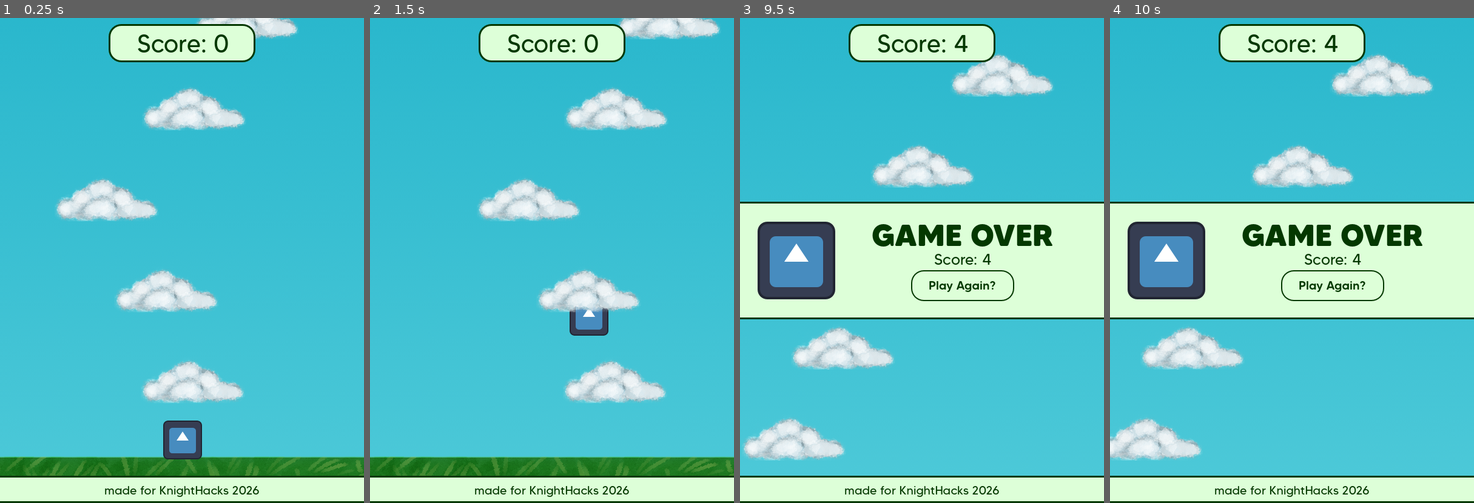
Above: before the commit, frames 1-4 (left to right).
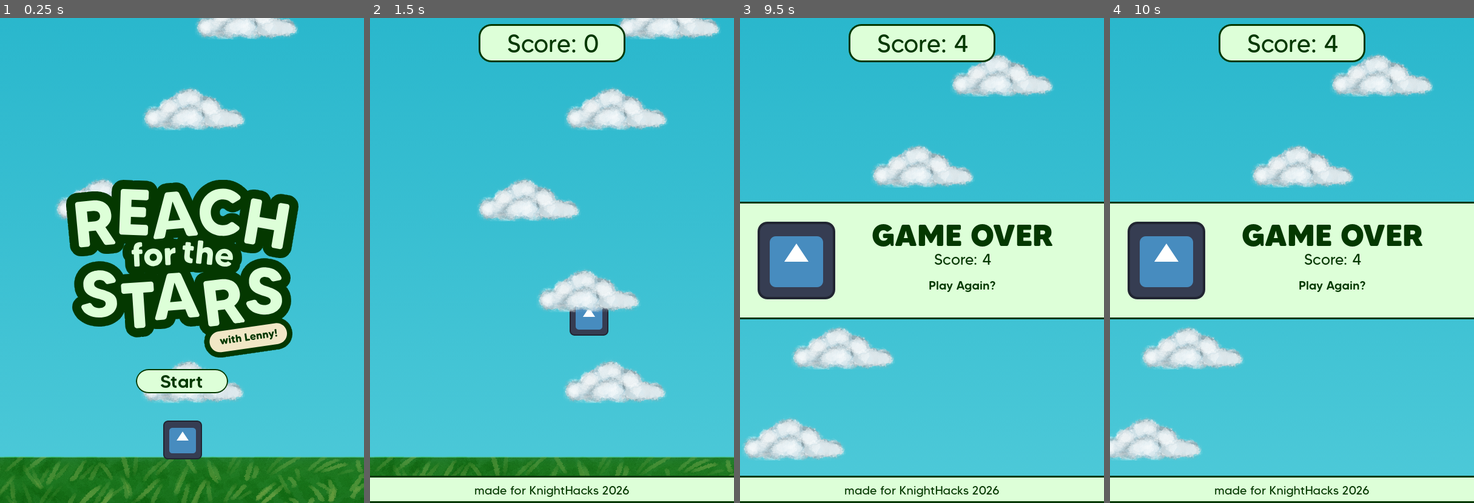
Above: after the commit, the same moments.

Repository: hannahjmc/KnightHacks2026
Game: Godot game, scene res://Scenes/main.tscn
The game is run twice, just before and just after one commit, with the same random seed, the same clock (stepped at 60 frames per second) and the same inputs. The engine's default icon, where the game draws it, is replaced by a stand-in: a white triangle on a blue panel in a dark square.
Inputs (mouse positions are in pixels of both pictures, inside the frame that each line leads up to):
- Up to frame 1 (0.25 s): no input
- Up to frame 2 (1.5 s): click (552, 381) at 0.5 s, where only the run after the commit has a clickable "Start"; tap Enter (ui_accept) at 1.25 s; hold Right (ui_right) from 1.28 s (still down)
- Up to frame 3 (9.5 s): tap Enter (ui_accept) at 1.52, 2.27, 3.77, 4.52, 5.27, 6.77, 7.52, 8.27 s; release Right (ui_right) at 2.78 s; hold Left (ui_left) 2.78-3.53 s; hold Right (ui_right) 3.53-5.03 s; hold Left (ui_left) 5.03-5.78 s; hold Right (ui_right) 5.78-6.53 s; hold Left (ui_left) 6.53-8.03 s; hold Right (ui_right) from 8.03 s (still down)
- Up to frame 4 (10 s): keep holding Right (ui_right); tap Enter (ui_accept) at 9.77 s

The runs differ from the first frame. In frame 1, 28% of the frame differs, in the area x 0-100%, y 1-100%; in frame 2, nothing differs; in frame 3, 0.2%; in frame 4, 0.2%.

Commit message:
added more menus
- added start menu
- added transitions between different panels

Diff:
--- a/Scenes/main.tscn
+++ b/Scenes/main.tscn
@@ -9,7 +9,11 @@
 [ext_resource type="Script" uid="uid://37s8pb7eq05c" path="res://Scripts/score.gd" id="6_21xkr"]
 [ext_resource type="Script" uid="uid://dbuyo8cf5dc8f" path="res://Scripts/GameOver.gd" id="7_6bp64"]
 [ext_resource type="StyleBox" uid="uid://bxpka6qmw622v" path="res://Themes/green_rectangle.tres" id="7_6iyac"]
+[ext_resource type="Script" uid="uid://c2q51kdjhahuk" path="res://Scripts/start_canvas.gd" id="7_h1bgf"]
+[ext_resource type="Script" uid="uid://cq01117nhcsfo" path="res://Scripts/score_canvas.gd" id="7_jkdf5"]
+[ext_resource type="Texture2D" uid="uid://d4dmd20xgkd84" path="res://Sprites/logo.png" id="7_wsu2k"]
 [ext_resource type="FontFile" uid="uid://dwy2m7qtbe8bk" path="res://Fonts/MADE Tommy Soft Regular PERSONAL USE.otf" id="7_ynf5e"]
+[ext_resource type="StyleBox" uid="uid://cxyir3kuo8rkw" path="res://Themes/green_button.tres" id="9_k12tt"]
 [ext_resource type="FontFile" uid="uid://dptppiy285gbn" path="res://Fonts/MADE Tommy Soft ExtraBold PERSONAL USE.otf" id="10_d1ilt"]
 [ext_resource type="FontFile" uid="uid://62ejyl8ffok7" path="res://Fonts/MADE Tommy Soft Medium PERSONAL USE.otf" id="10_hptm8"]
 [ext_resource type="Texture2D" uid="uid://ce5l00hhda6t1" path="res://icon.svg" id="13_fdnlq"]
@@ -18,18 +22,6 @@
 
 [sub_resource type="RectangleShape2D" id="RectangleShape2D_jjgbg"]
 size = Vector2(23, 797)
-
-[sub_resource type="StyleBoxFlat" id="StyleBoxFlat_hptm8"]
-bg_color = Color(0.8666667, 1, 0.84705883, 1)
-border_width_left = 2
-border_width_top = 2
-border_width_right = 2
-border_width_bottom = 2
-border_color = Color(0.015686275, 0.21960784, 0, 1)
-corner_radius_top_left = 20
-corner_radius_top_right = 20
-corner_radius_bottom_right = 20
-corner_radius_bottom_left = 20
 
 [node name="Main" type="Node2D" unique_id=1813136685]
 
@@ -88,20 +80,60 @@
 position = Vector2(-95, 605)
 move_speed = 15.0
 
+[node name="StartCanvas" type="CanvasLayer" parent="." unique_id=842216841]
+script = ExtResource("7_h1bgf")
+
+[node name="Logo" type="TextureRect" parent="StartCanvas" unique_id=1974778315]
+anchors_preset = 8
+anchor_left = 0.5
+anchor_top = 0.5
+anchor_right = 0.5
+anchor_bottom = 0.5
+offset_left = -250.0
+offset_top = -250.0
+offset_right = 250.0
+offset_bottom = 250.0
+grow_horizontal = 2
+grow_vertical = 2
+texture = ExtResource("7_wsu2k")
+
+[node name="StartPanel" type="Panel" parent="StartCanvas" unique_id=1915162019]
+anchors_preset = 8
+anchor_left = 0.5
+anchor_top = 0.5
+anchor_right = 0.5
+anchor_bottom = 0.5
+offset_left = -76.0
+offset_top = 179.0
+offset_right = 76.0
+offset_bottom = 219.0
+grow_horizontal = 2
+grow_vertical = 2
+theme_override_styles/panel = ExtResource("9_k12tt")
+
+[node name="StartButton" type="Button" parent="StartCanvas" unique_id=992837157]
+anchors_preset = 8
+anchor_left = 0.5
+anchor_top = 0.5
+anchor_right = 0.5
+anchor_bottom = 0.5
+offset_left = -85.25
+offset_top = 175.0
+offset_right = 85.25
+offset_bottom = 224.0
+grow_horizontal = 2
+grow_vertical = 2
+theme_override_colors/font_color = Color(0.015686275, 0.21960784, 0, 1)
+theme_override_fonts/font = ExtResource("10_hptm8")
+theme_override_font_sizes/font_size = 30
+theme_override_styles/normal = ExtResource("9_k12tt")
+text = "Start"
+flat = true
+
 [node name="ScoreCanvas" type="CanvasLayer" parent="." unique_id=829886015]
-
-[node name="Control" type="Control" parent="ScoreCanvas" unique_id=1027606480]
-layout_mode = 3
-anchors_preset = 5
-anchor_left = 0.5
-anchor_right = 0.5
-offset_left = -20.0
-offset_right = 20.0
-offset_bottom = 40.0
-grow_horizontal = 2
-
-[node name="Panel" type="Panel" parent="ScoreCanvas/Control" unique_id=1844951873]
-layout_mode = 1
+script = ExtResource("7_jkdf5")
+
+[node name="Panel" type="Panel" parent="ScoreCanvas" unique_id=1844951873]
 anchors_preset = 5
 anchor_left = 0.5
 anchor_right = 0.5
@@ -112,7 +144,7 @@
 grow_horizontal = 2
 theme_override_styles/panel = ExtResource("7_6iyac")
 
-[node name="Score" type="Label" parent="ScoreCanvas/Control/Panel" unique_id=626080195]
+[node name="Score" type="Label" parent="ScoreCanvas/Panel" unique_id=626080195]
 layout_mode = 1
 anchors_preset = 8
 anchor_left = 0.5
@@ -170,7 +202,7 @@
 visible = false
 script = ExtResource("7_6bp64")
 game_over_canvas = NodePath("GameOverCanvas")
-score = NodePath("../ScoreCanvas/Control/Panel/Score")
+score = NodePath("../ScoreCanvas/Panel/Score")
 reset_button = NodePath("GameOverCanvas/Panel/Button")
 
 [node name="GameOverCanvas" type="CanvasLayer" parent="GameOver" unique_id=812739836]
@@ -246,8 +278,9 @@
 theme_override_colors/font_color = Color(0.015686275, 0.21960784, 0, 1)
 theme_override_fonts/font = ExtResource("10_hptm8")
 theme_override_font_sizes/font_size = 20
-theme_override_styles/normal = SubResource("StyleBoxFlat_hptm8")
+theme_override_styles/normal = ExtResource("9_k12tt")
 text = "Play Again?"
+flat = true
 
 [node name="SadLenny" type="TextureRect" parent="GameOver/GameOverCanvas/Panel" unique_id=1283763470]
 layout_mode = 1
@@ -261,7 +294,5 @@
 grow_vertical = 2
 texture = ExtResource("13_fdnlq")
 
-[node name="StartCanvas" type="CanvasLayer" parent="." unique_id=842216841]
-visible = false
-
+[connection signal="pressed" from="StartCanvas/StartButton" to="StartCanvas" method="_on_start_button_pressed"]
 [connection signal="pressed" from="GameOver/GameOverCanvas/Panel/Button" to="GameOver" method="_on_button_pressed"]
--- a/Scripts/GameOver.gd
+++ b/Scripts/GameOver.gd
@@ -3,6 +3,12 @@
 @export var game_over_canvas: CanvasLayer
 @export var score: Label
 @export var reset_button: Button
+
+# couldnt get these panels to dissappear
+@onready var panel: Panel = $"../ScoreCanvas/Panel"
+@onready var scoreLabel: Label = $"../ScoreCanvas/Panel/Score"
+@onready var bottom_panel: Panel = $"../ScoreCanvas/BottomPanel"
+@onready var credits: Label = $"../ScoreCanvas/BottomPanel/Credits"
 
 # show game over screen
 func game_over():
--- /dev/null
+++ b/Scripts/score_canvas.gd
@@ -0,0 +1,12 @@
+extends CanvasLayer
+
+@onready var panel: Panel = $Panel
+@onready var score: Label = $Panel/Score
+@onready var bottom_panel: Panel = $BottomPanel
+@onready var credits: Label = $BottomPanel/Credits
+
+func _ready() -> void:
+	panel.visible = false
+	score.visible = false
+	bottom_panel.visible = false
+	credits.visible = false
--- /dev/null
+++ b/Scripts/start_canvas.gd
@@ -0,0 +1,21 @@
+extends CanvasLayer
+
+@onready var logo: TextureRect = $Logo
+@onready var start_panel: Panel = $StartPanel
+@onready var start_button: Button = $StartButton
+
+@onready var panel: Panel = $"../ScoreCanvas/Panel"
+@onready var score: Label = $"../ScoreCanvas/Panel/Score"
+@onready var bottom_panel: Panel = $"../ScoreCanvas/BottomPanel"
+@onready var credits: Label = $"../ScoreCanvas/BottomPanel/Credits"
+
+
+func _on_start_button_pressed() -> void:
+	logo.visible = false
+	start_button.visible = false
+	start_panel.visible = false
+
+	panel.visible = true
+	score.visible = true
+	bottom_panel.visible = true
+	credits.visible = true
--- /dev/null
+++ b/Themes/green_button.tres
@@ -0,0 +1,13 @@
+[gd_resource type="StyleBoxFlat" format=3 uid="uid://cxyir3kuo8rkw"]
+
+[resource]
+bg_color = Color(0.8666667, 1, 0.84705883, 1)
+border_width_left = 2
+border_width_top = 2
+border_width_right = 2
+border_width_bottom = 2
+border_color = Color(0.015686275, 0.21960784, 0, 1)
+corner_radius_top_left = 20
+corner_radius_top_right = 20
+corner_radius_bottom_right = 20
+corner_radius_bottom_left = 20
Not shown, added: Scripts/score_canvas.gd.uid
Not shown, added: Scripts/start_canvas.gd.uid
Binary file added: Sprites/logo.png
Not shown, added: Sprites/logo.png.import
